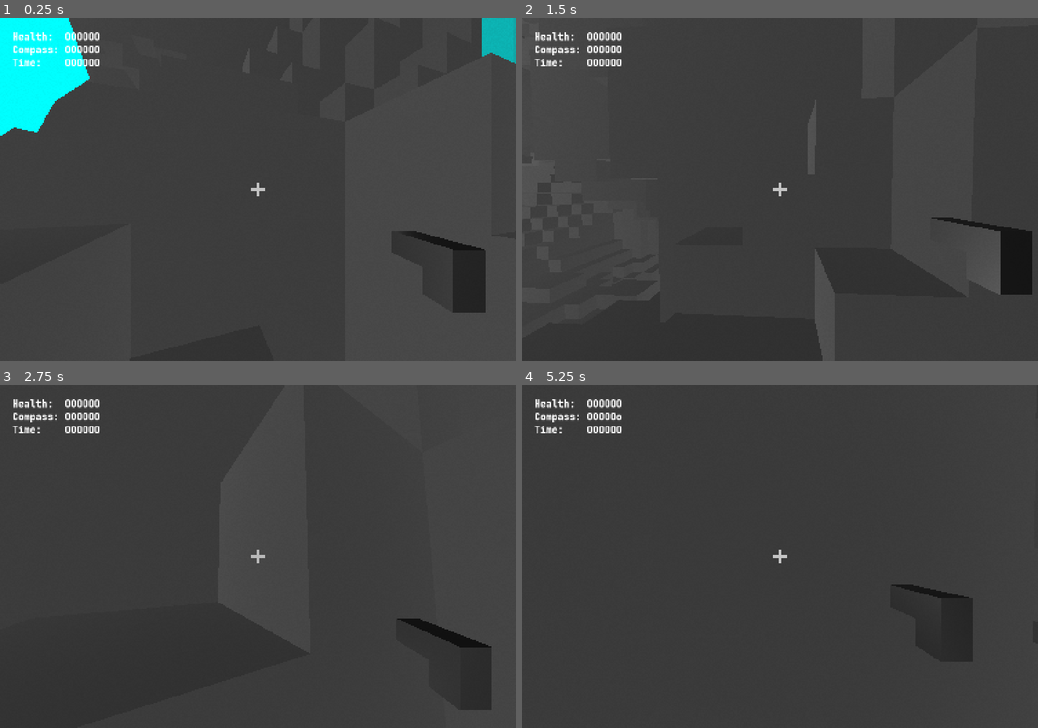
Above: before the commit, frames 1-4 (two rows, left to right).
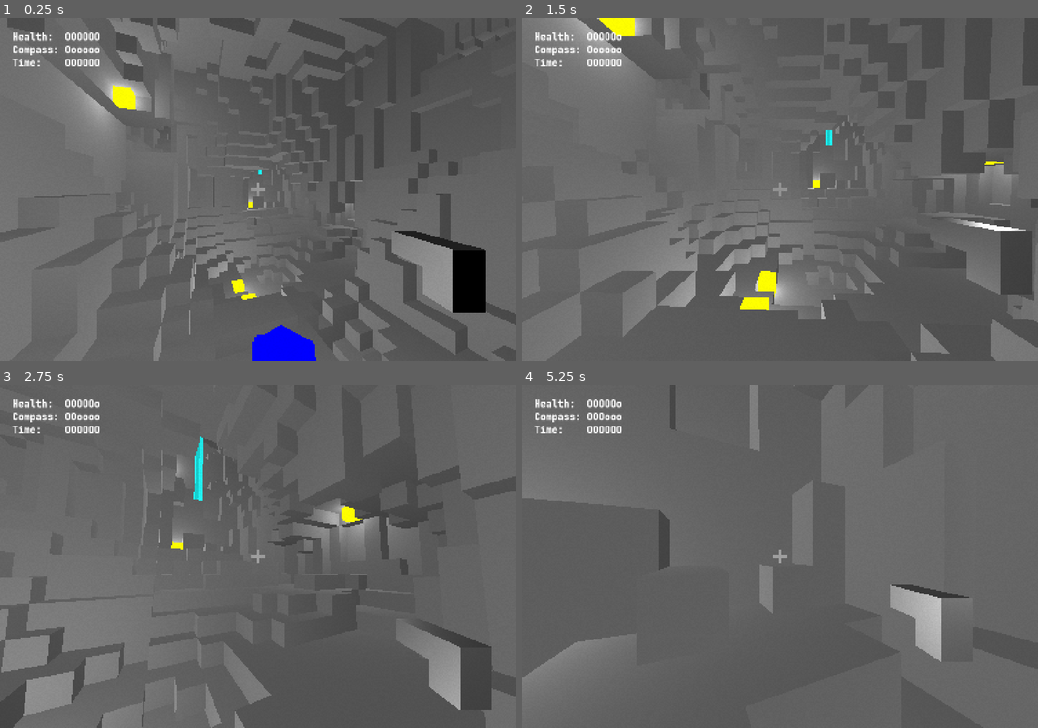
Above: after the commit, the same moments.

Repository: RoquefortCheese/AOU
Game: Godot game, scene res://main.tscn
Same seed, same stepped clock (60 frames per second), same inputs: the game is played once before the commit and once after it. The engine's default icon, where the game draws it, is replaced by a stand-in: a white triangle on a blue panel in a dark square.
Inputs (mouse positions are in pixels of both pictures, inside the frame that each line leads up to):
- Up to frame 1 (0.25 s): no input
- Up to frame 2 (1.5 s): tap Enter at 0.5 s; move the mouse to (805, 189) at 0.52 s; hold Up (forward) from 0.53 s (still down); click (805, 189) at 0.6 s; tap Space (jump) at 0.77 s; move the mouse to (754, 189) at 1.27 s; right-click (754, 189) at 1.35 s
- Up to frame 3 (2.75 s): keep holding Up (forward); tap Space (jump) at 1.52 s; move the mouse to (268, 549) at 2.02 s; tap Alt at 2.1 s
- Up to frame 4 (5.25 s): keep holding Up (forward); move the mouse to (774, 563) at 2.77 s; tap Shift at 2.85 s; tap Space (jump) at 3.02, 3.77, 4.52 s; move the mouse to (816, 559) at 3.52 s; click (816, 559) at 3.6 s; move the mouse to (738, 553) at 4.27 s; right-click (738, 553) at 4.35 s; move the mouse to (785, 556) at 5.02 s; tap Alt at 5.1 s

The runs differ from the first frame. In frame 1, 74% of the frame differs, in the area x 0-100%, y 0-100%; in frame 2, 83%; in frame 3, 78%; in frame 4, 98%.

Commit message:
minor tweaks including vine distance fade, door generation, difficulty progression settings

Diff:
--- a/chamber.gd
+++ b/chamber.gd
@@ -104,7 +104,7 @@
 	fillsmallgaps()
 
 func metaterragen():
-	size = 128 #floor(2 ** dice.randf_range(5.5, 7)) ###
+	size = floor(2 ** dice.randf_range(5.5, 7)) ###
 	noise = FastNoiseLite.new()
 	noise.seed = dice.randi()
 	noise.noise_type = FastNoiseLite.TYPE_SIMPLEX
@@ -142,7 +142,6 @@
 	for point in air:
 		if point not in flood:
 			filling.append(point)
-	print(len(filling))
 	for point in filling:
 		setvox(point, Global.Vox.STONE)
 	return len(air) >= size ** 3 * 2 ** -4.
@@ -158,7 +157,15 @@
 
 func placedoor():
 	door = doorscene.instantiate()
-	door.position = spawnpoint()
+	var furthest
+	var furthestdist = -INF
+	for i in 12:
+		var point = spawnpoint()
+		var distance = Global.dist(point, Global.player.position)
+		if distance > furthestdist:
+			furthestdist = distance
+			furthest = point
+	door.position = furthest
 	doorpos = door.position - Vector3(0.5, 0, 0.5)
 	for x in range(doorpos.x - 1, doorpos.x + 2):
 		for z in range(doorpos.z - 1, doorpos.z + 2):
@@ -268,7 +275,8 @@
 func welcomeplayer():
 	Global.player.process_mode = Node.PROCESS_MODE_ALWAYS
 	Input.mouse_mode = Input.MOUSE_MODE_CAPTURED
-	timebudget = approxsidelen() * (1 + 2 ** (Global.chamberindex * -0.1))
+	print(approxsidelen())
+	timebudget = approxsidelen() ** 2 / 64 * (1 + 2 * 2 ** (Global.chamberindex * -0.2))
 	cyclesdone = 0
 
 func _process(delta: float):
--- a/global.tscn
+++ b/global.tscn
@@ -19,8 +19,8 @@
 cull_mode = 2
 albedo_color = Color(0, 1, 1, 1)
 distance_fade_mode = 2
-distance_fade_min_distance = 2.0
-distance_fade_max_distance = 2.0
+distance_fade_min_distance = 1.5
+distance_fade_max_distance = 1.5
 
 [node name="Global" type="Node" unique_id=1677589215]
 script = ExtResource("1_6q3x5")
--- a/world.gd
+++ b/world.gd
@@ -13,7 +13,7 @@
 	Global.worldseed = randi()
 	print("world seed: " + str(Global.worldseed))
 	Global.world = self
-	Global.chamberindex = 0
+	Global.chamberindex = 0 ###
 
 func manufacturedice():
 	dice = RandomNumberGenerator.new()
